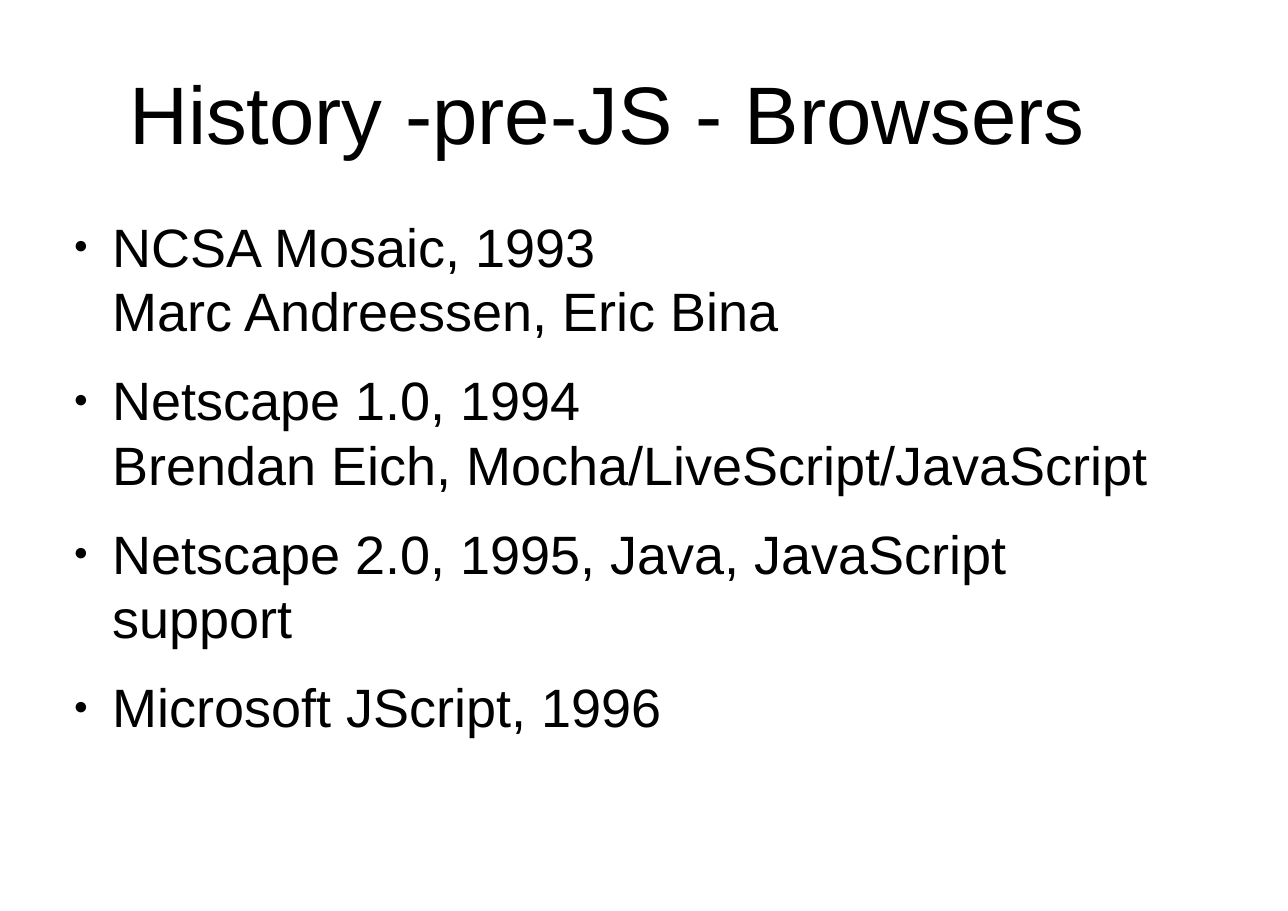
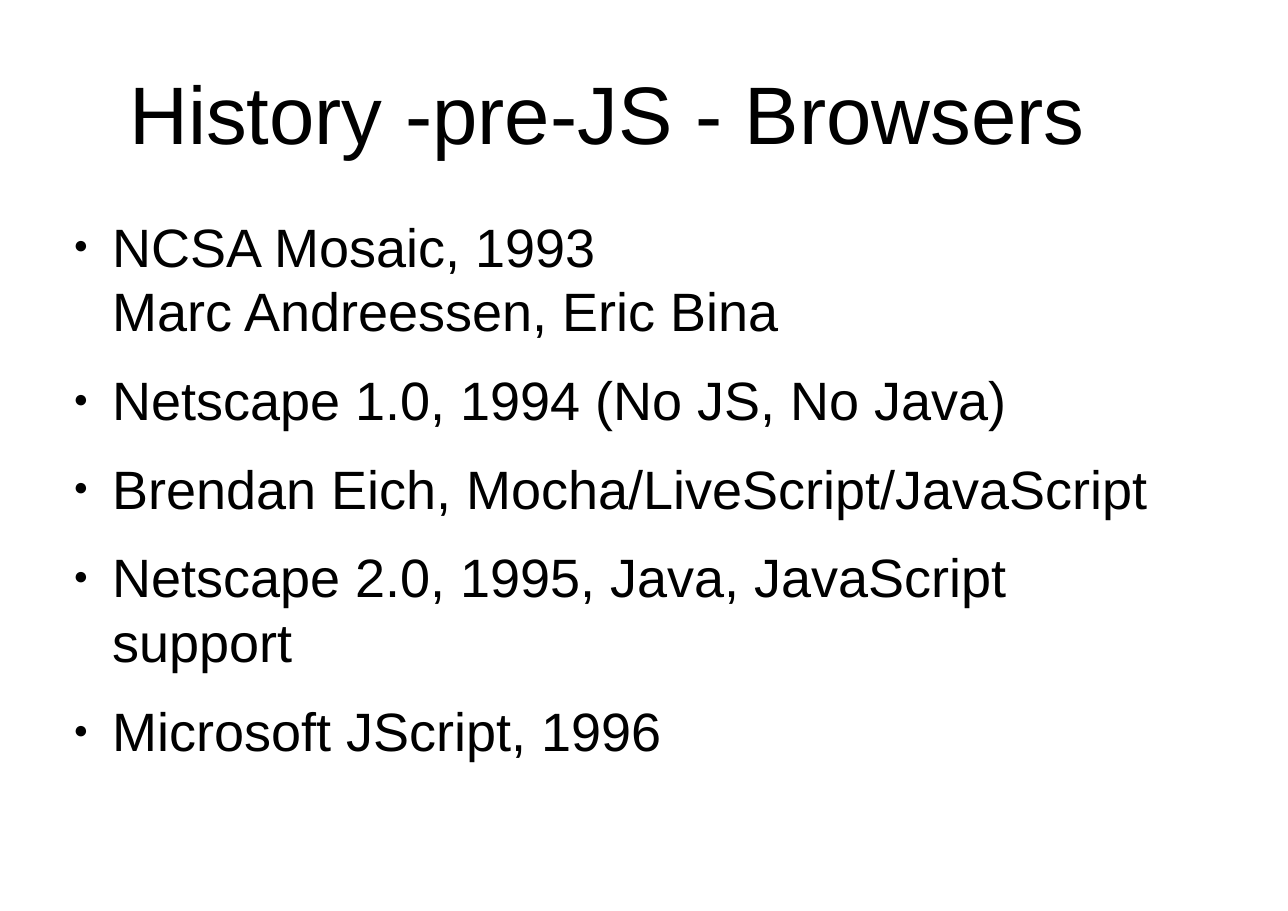
Before and after one commit to peterborkuti/other, a slide deck: slide 11 of JavaScriptBasics/jsbasics-slide.odp. Drawn at 1288x911 pixels with LibreOffice and Linux fonts; fonts in the diff are those of the drawing; background and template pictures are left out. Boxes give left, top, right and bottom in pixels: in the first picture for what was removed or moved away, otherwise in the second. Text is boxed around its words. In the diff, an @@ line names an element or a change of style, - is before the commit and + after.

```diff
--- a/JavaScriptBasics/jsbasics-slide.odp
+++ b/JavaScriptBasics/jsbasics-slide.odp
@@ text at [113,381,1148,518]: text changed @@
-● Netscape 1.0, 1994
-  Brendan Eich, Mocha/LiveScript/JavaScript
+● Netscape 1.0, 1994 (No JS, No Java)
+● Brendan Eich, Mocha/LiveScript/JavaScript
```
Also in this commit, not shown: 7 other slides changed, 12 slides added, 2 other files.
